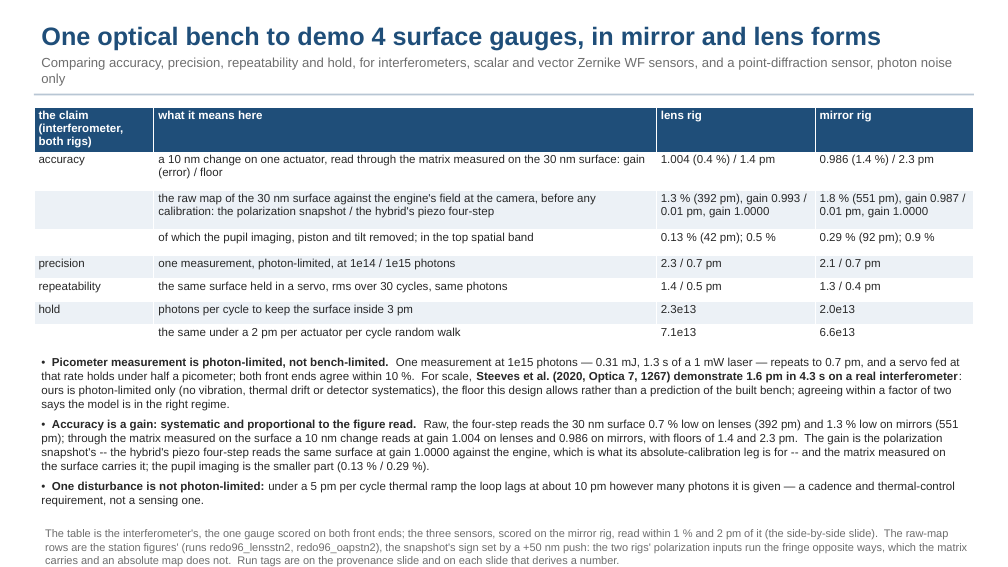
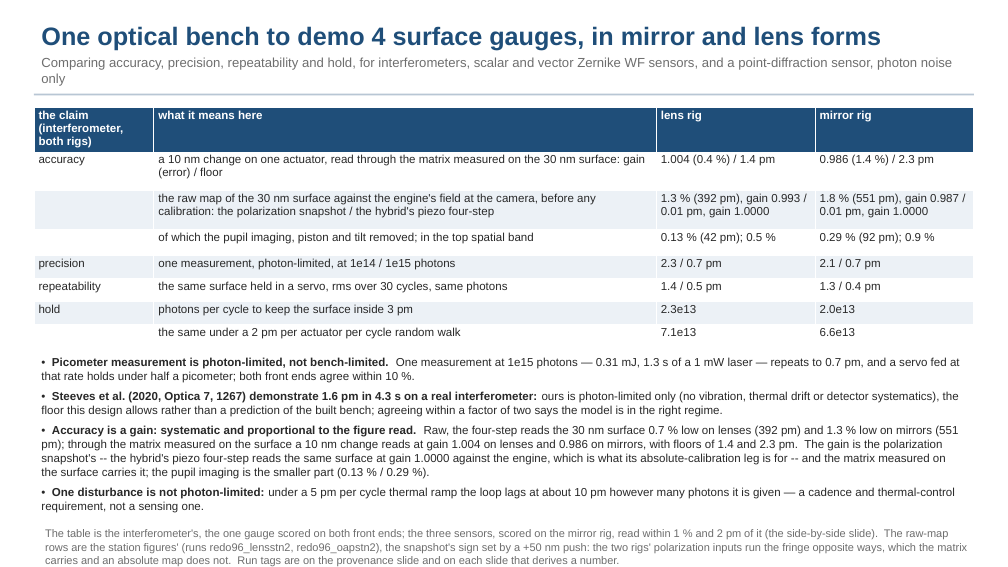
Before and after one commit to nasa-jpl/macos, a slide deck: slide 2 of demo_session/deck_gauges_short_baseline.pptx. Drawn at 1008x567 pixels with LibreOffice and Linux fonts; fonts in the diff are those of the drawing. Boxes give left, top, right and bottom in pixels: in the first picture for what was removed or moved away, otherwise in the second. Text is boxed around its words. In the diff, an @@ line names an element or a change of style, - is before the commit and + after.

```diff
--- a/demo_session/deck_gauges_short_baseline.pptx
+++ b/demo_session/deck_gauges_short_baseline.pptx
@@ text at (41, 357, 960, 417): text changed @@
-• Picometer measurement is photon-limited, not bench-limited. One measurement at 1e15 photons — 0.31 mJ, 1.3 s of a 1 mW laser — repeats to 0.7 pm, and a servo fed at that rate holds under half a picometer; both front ends agree within 10 %. For scale, Steeves et al. (2020, Optica 7, 1267) demonstrate 1.6 pm in 4.3 s on a real interferometer: ours is photon-limited only (no vibration, thermal drift or detector systematics), the floor this design allows rather than a prediction of the built bench; agreeing within a factor of two says the model is in the right regime.
+• Picometer measurement is photon-limited, not bench-limited. One measurement at 1e15 photons — 0.31 mJ, 1.3 s of a 1 mW laser — repeats to 0.7 pm, and a servo fed at that rate holds under half a picometer; both front ends agree within 10 %.
+• Steeves et al. (2020, Optica 7, 1267) demonstrate 1.6 pm in 4.3 s on a real interferometer: ours is photon-limited only (no vibration, thermal drift or detector systematics), the floor this design allows rather than a prediction of the built bench; agreeing within a factor of two says the model is in the right regime.
```
Also in this commit, not shown: 3 other slides changed, 1 slide added, 1 slide removed, 4 other files.
